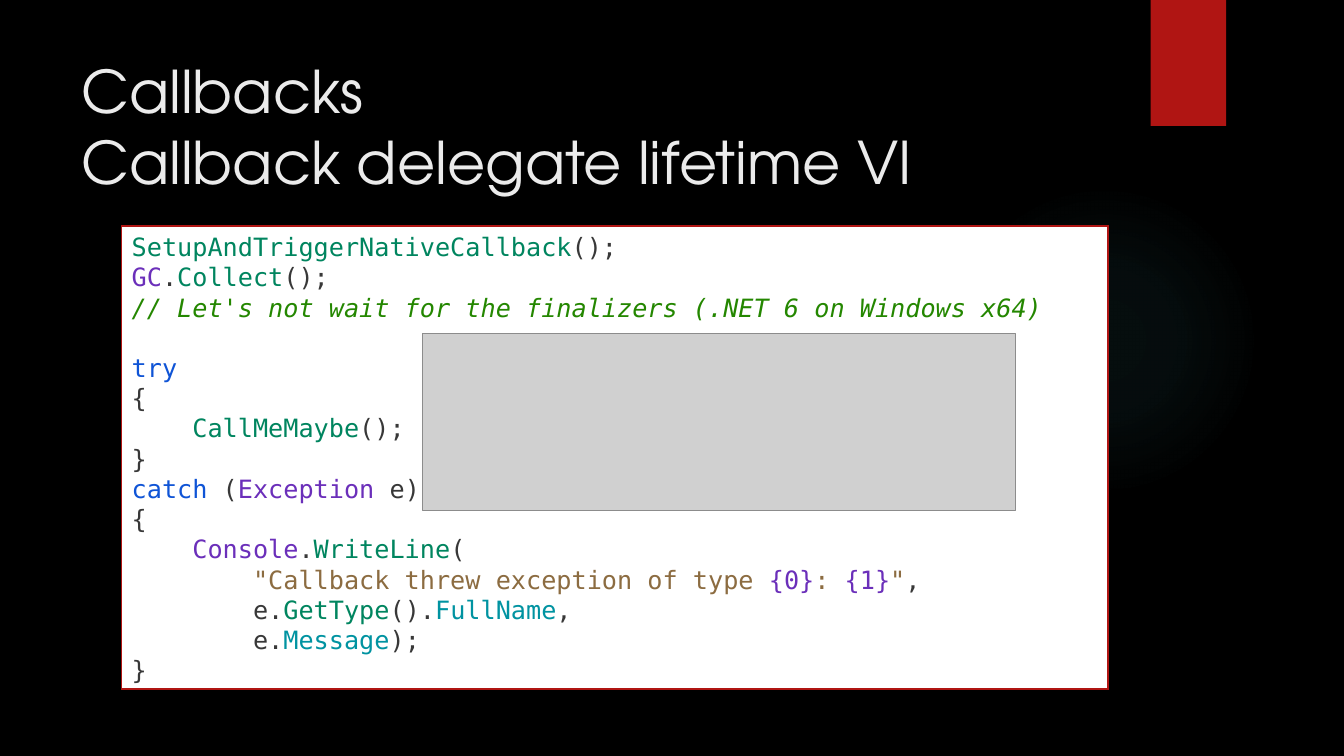
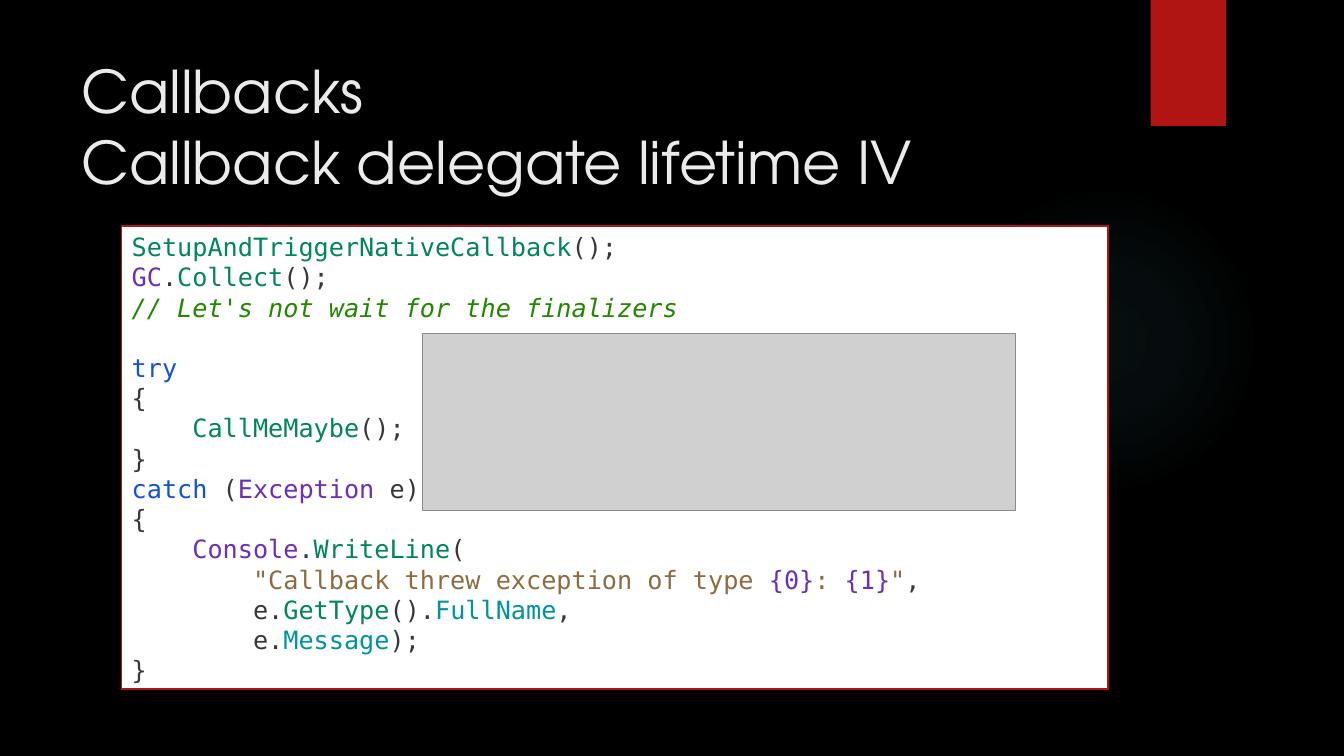
Before and after one commit to dennisdietrich/UnsafeCSharp, a slide deck: slide 45 of doc/Introduction to unsafe C#.pptx. Drawn at 1344x756 pixels with LibreOffice and Linux fonts; fonts in the diff are those of the drawing; grey boxes stand for pictures; background and template pictures are left out. Boxes give left, top, right and bottom in pixels: in the first picture for what was removed or moved away, otherwise in the second. Text is boxed around its words. In the diff, an @@ line names an element or a change of style, - is before the commit and + after.

Commit message:
Corrected typos on two slides (#8)

```diff
--- a/doc/Introduction to unsafe C#.pptx
+++ b/doc/Introduction to unsafe C#.pptx
@@ title at bbox=[81, 68, 912, 197]: text changed @@
-Callbacks
-Callback delegate lifetime VI
+Callbacks
+Callback delegate lifetime IV
@@ text in rectangle at bbox=[132, 236, 678, 562]: text changed @@
-SetupAndTriggerNativeCallback();
-GC.Collect();
-// Let's not wait for the finalizers (.NET 6 on Windows x64)
-try
-{
-CallMeMaybe();
-}
-catch (Exception e)
-{
-Console.WriteLine(
+SetupAndTriggerNativeCallback();
+GC.Collect();
+// Let's not wait for the finalizers
+try
+{
+CallMeMaybe();
+}
+catch (Exception e)
+{
+Console.WriteLine(
```
Also in this commit, not shown: 2 other slides changed.
